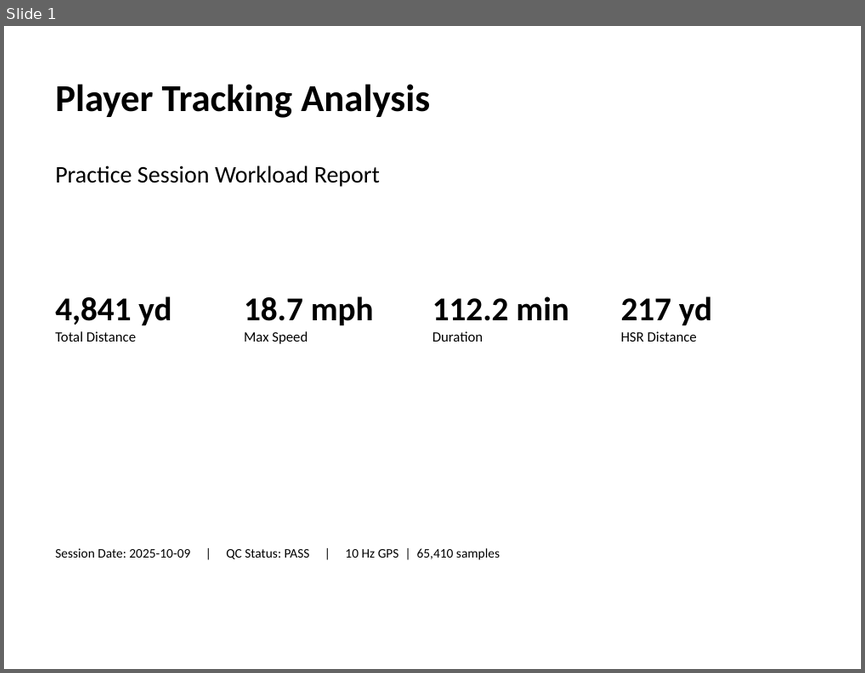
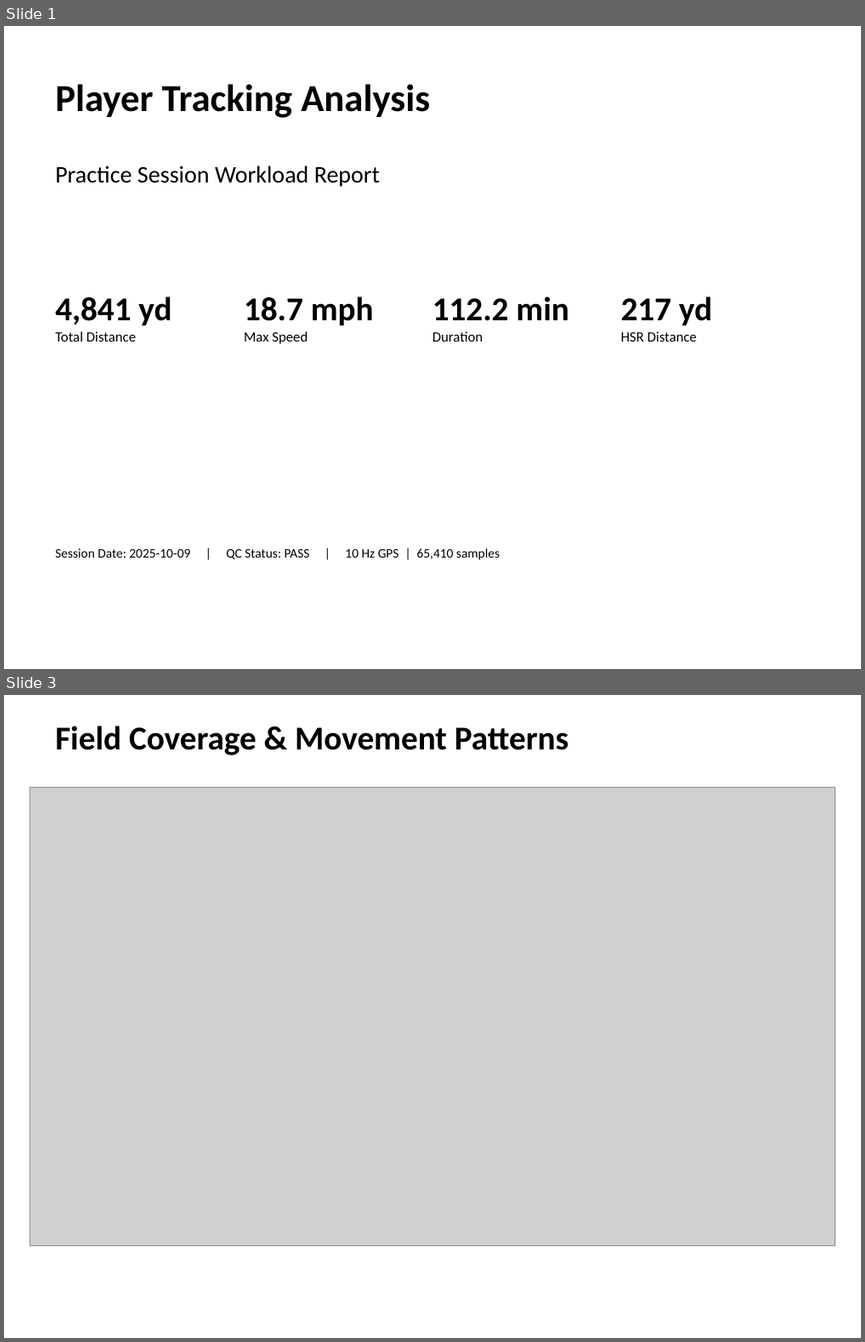
Before and after one commit to ghadfield32/browns_performance_science_fellowship, a slide deck: docs/deliverables/final/tracking_analysis_deliverable.pptx. Shown one above the other, each under a label of ours: slide 1 before the commit, slides 1 and 3 after it; the slides between them are not shown. The pictures are 865x673 and 865x1342 pixels, drawn with LibreOffice and Linux fonts; fonts in the diff are those of the drawing; grey boxes stand for pictures. Boxes give left, top, right and bottom in pixels: in the first picture for what was removed or moved away, otherwise in the second. Text is boxed around its words. In the diff, an @@ line names an element or a change of style, - is before the commit and + after.

```diff
--- a/docs/deliverables/final/tracking_analysis_deliverable.pptx
+++ b/docs/deliverables/final/tracking_analysis_deliverable.pptx
@@ slide 3 added at (4, 695, 861, 1338), background #FFFFFF @@
@@ text added at (55, 726, 568, 755), 28 pt, text #000000, bold @@
+Field Coverage & Movement Patterns
@@ picture added at (30, 788, 835, 1245) @@
```
Also in this commit, not shown: 3 slides changed, 2 other slides added, 3 slides removed, 3 other files.
